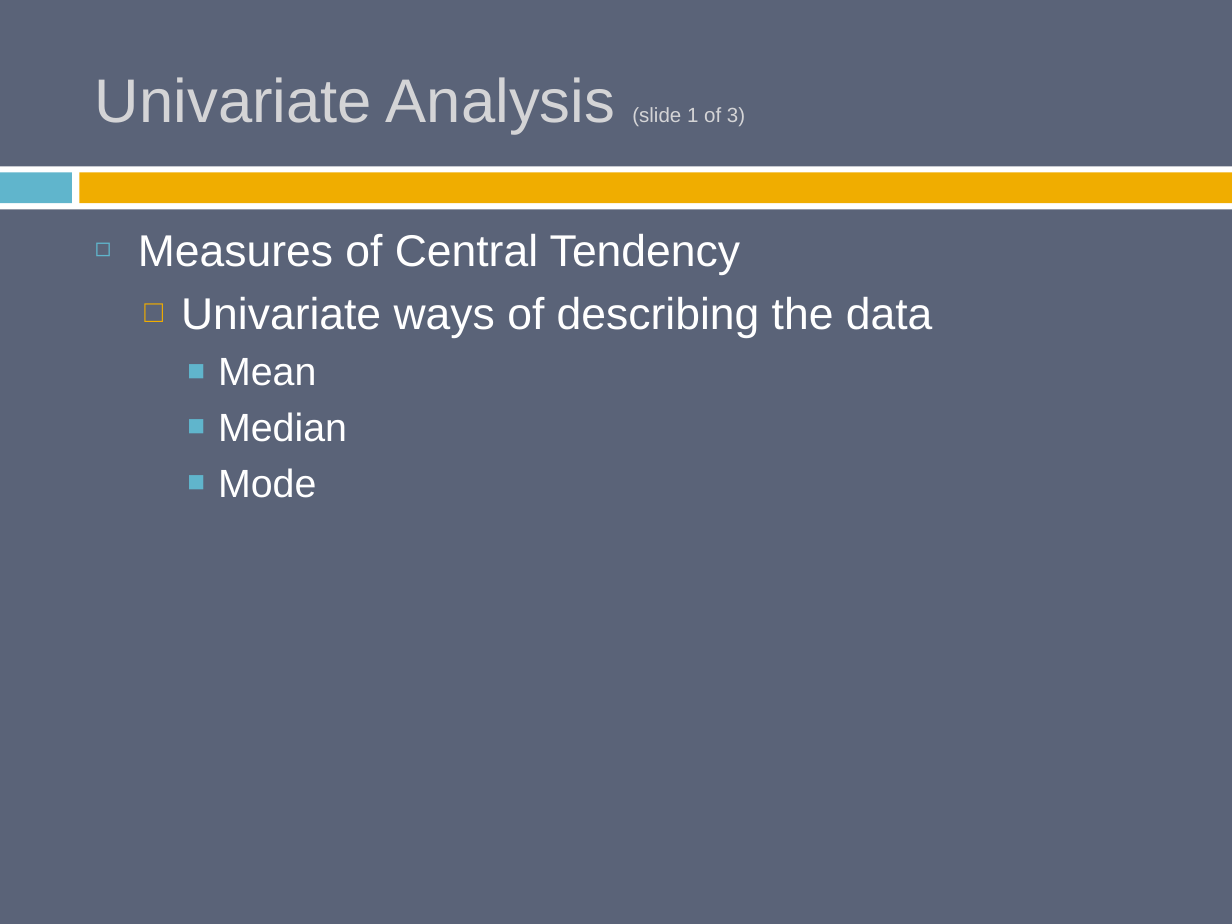
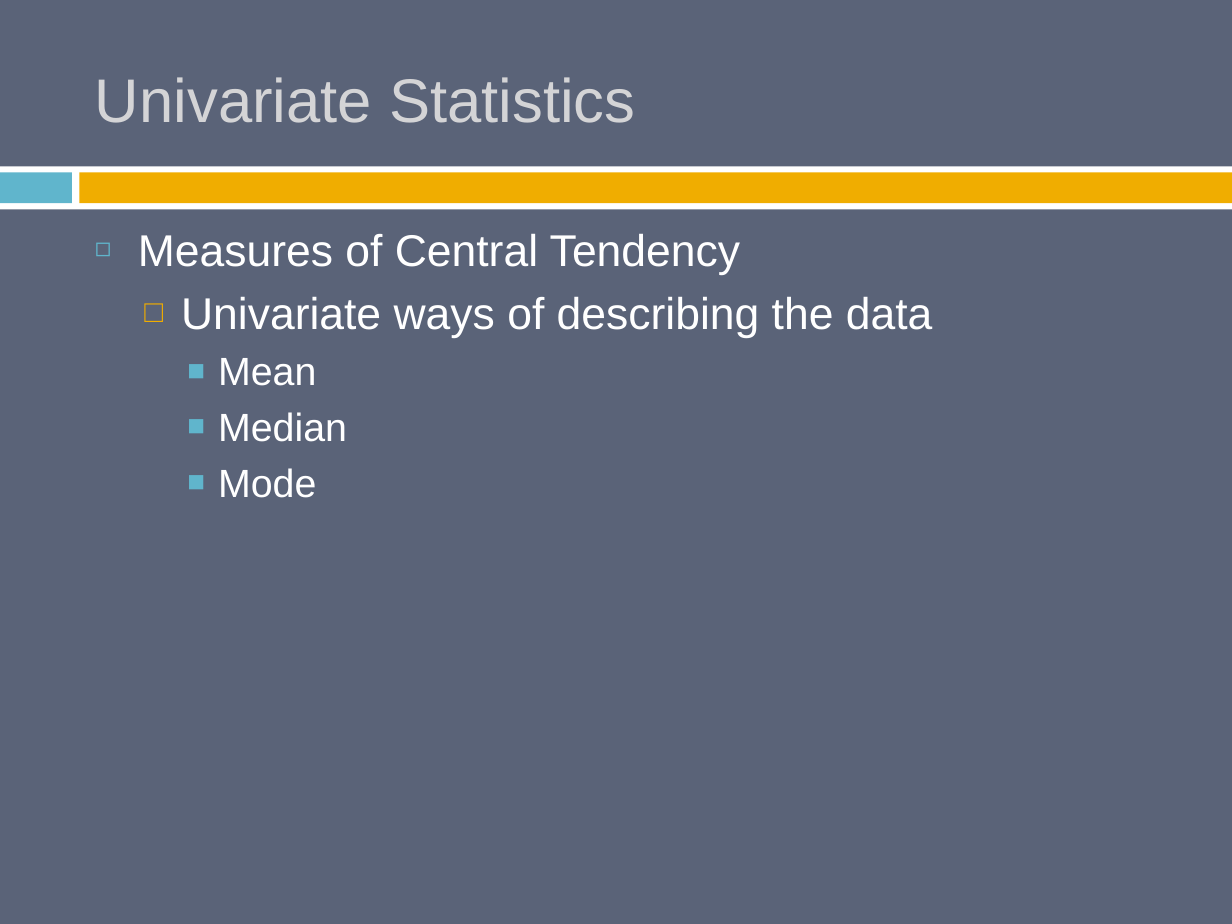
Before and after one commit to burrelvannjr/methods_csuf, a slide deck: slide 18 of ppts/old/Babbie_7e_PPT_ch_14.pptx (slide 15 before the commit). Drawn at 1232x924 pixels with LibreOffice and Linux fonts; fonts in the diff are those of the drawing. Boxes give left, top, right and bottom in pixels: in the first picture for what was removed or moved away, otherwise in the second. Text is boxed around its words. In the diff, an @@ line names an element or a change of style, - is before the commit and + after.

```diff
--- a/ppts/old/Babbie_7e_PPT_ch_14.pptx
+++ b/ppts/old/Babbie_7e_PPT_ch_14.pptx
@@ title at [95,77,635,123]: text changed @@
-Univariate Analysis (slide 1 of 3)
+Univariate Statistics
```
Also in this commit, not shown: 25 other slides changed, 4 slides added, 31 other files.
